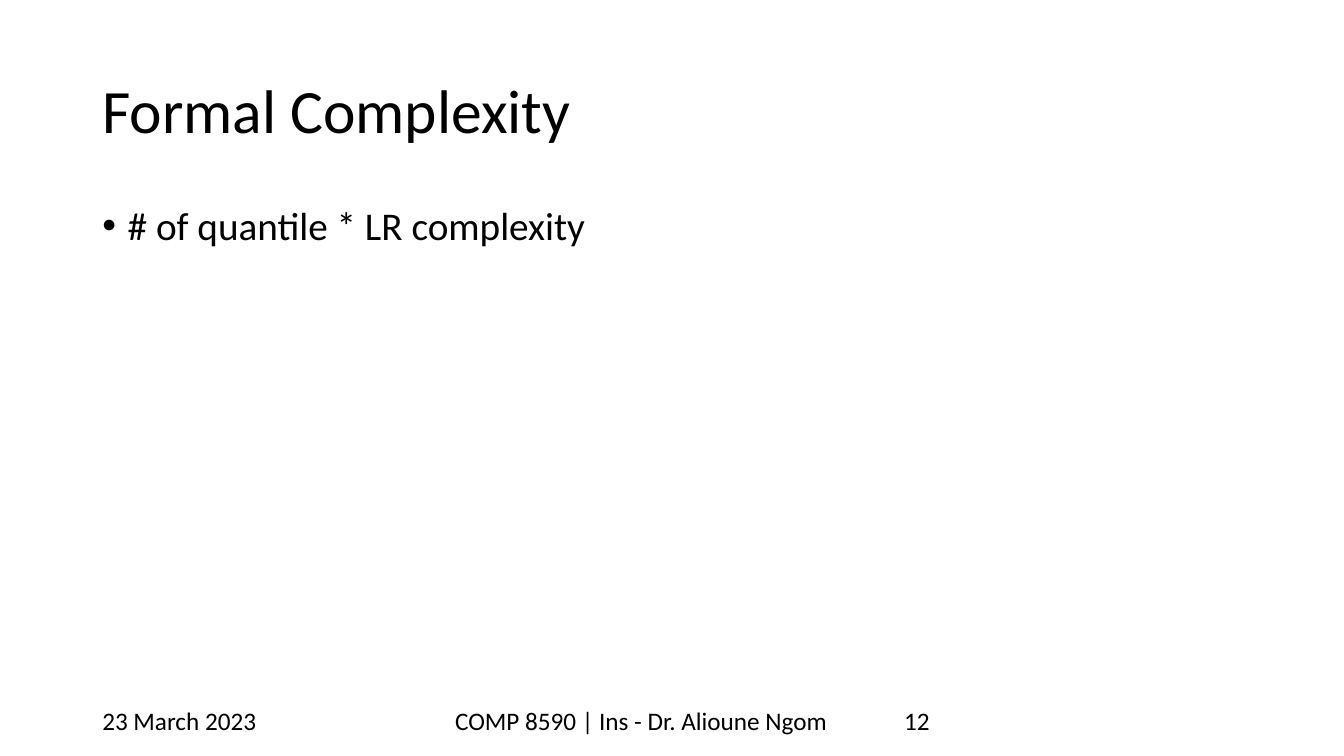
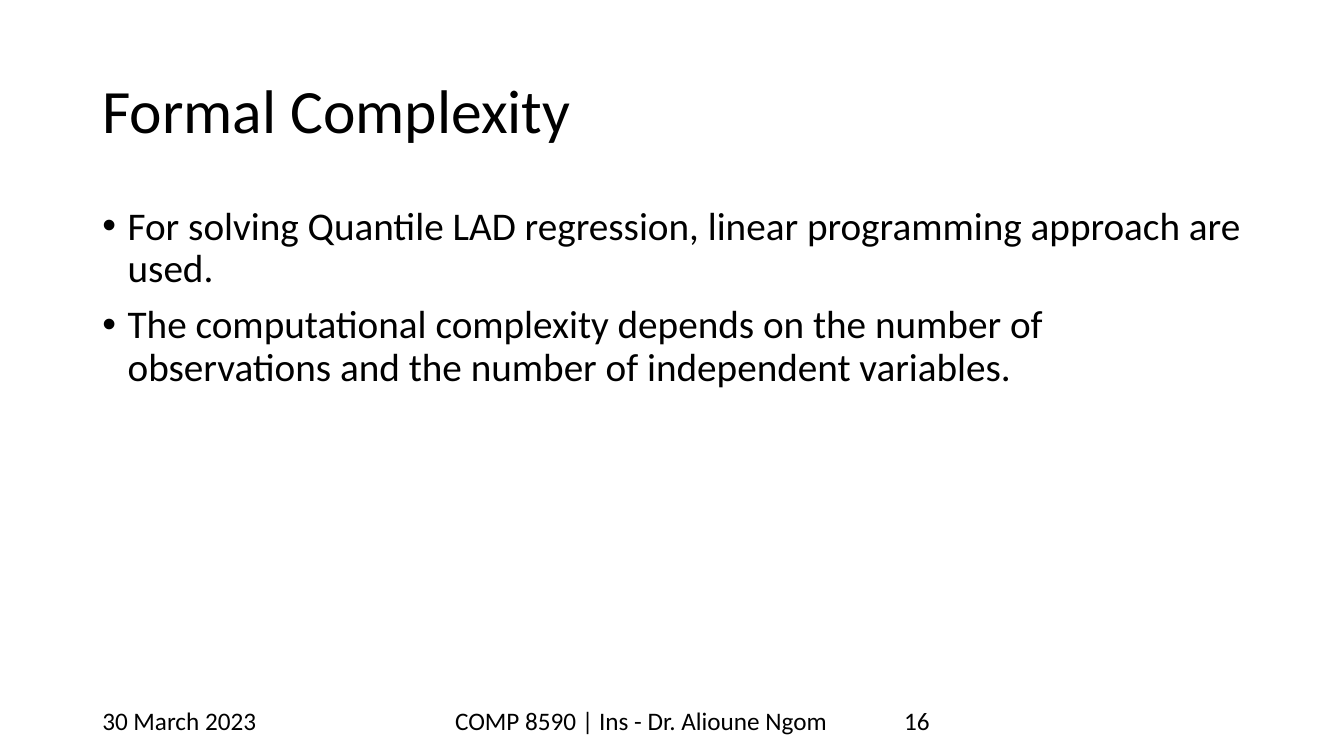
Before and after one commit to mayankkom-dev/stats_final_proj, a slide deck: slide 16 of uwindsortemp_yellowstripe_widescreen (1).pptx (slide 12 before the commit). Drawn at 1344x756 pixels with LibreOffice and Linux fonts; fonts in the diff are those of the drawing; background and template pictures are left out. Boxes give left, top, right and bottom in pixels: in the first picture for what was removed or moved away, otherwise in the second. Text is boxed around its words. In the diff, an @@ line names an element or a change of style, - is before the commit and + after.

```diff
--- a/uwindsortemp_yellowstripe_widescreen (1).pptx
+++ b/uwindsortemp_yellowstripe_widescreen (1).pptx
@@ text at box(128, 212, 1240, 388): text changed @@
-• # of quantile * LR complexity
+• For solving Quantile LAD regression, linear programming approach are used.
+• The computational complexity depends on the number of observations and the number of independent variables.
@@ text at box(102, 712, 256, 730): text changed @@
-23 March 2023
+30 March 2023
@@ page number at box(904, 713, 930, 730): text changed @@
-12
+16
```
Also in this commit, not shown: 29 other slides changed, 6 slides added, 2 slides removed.
